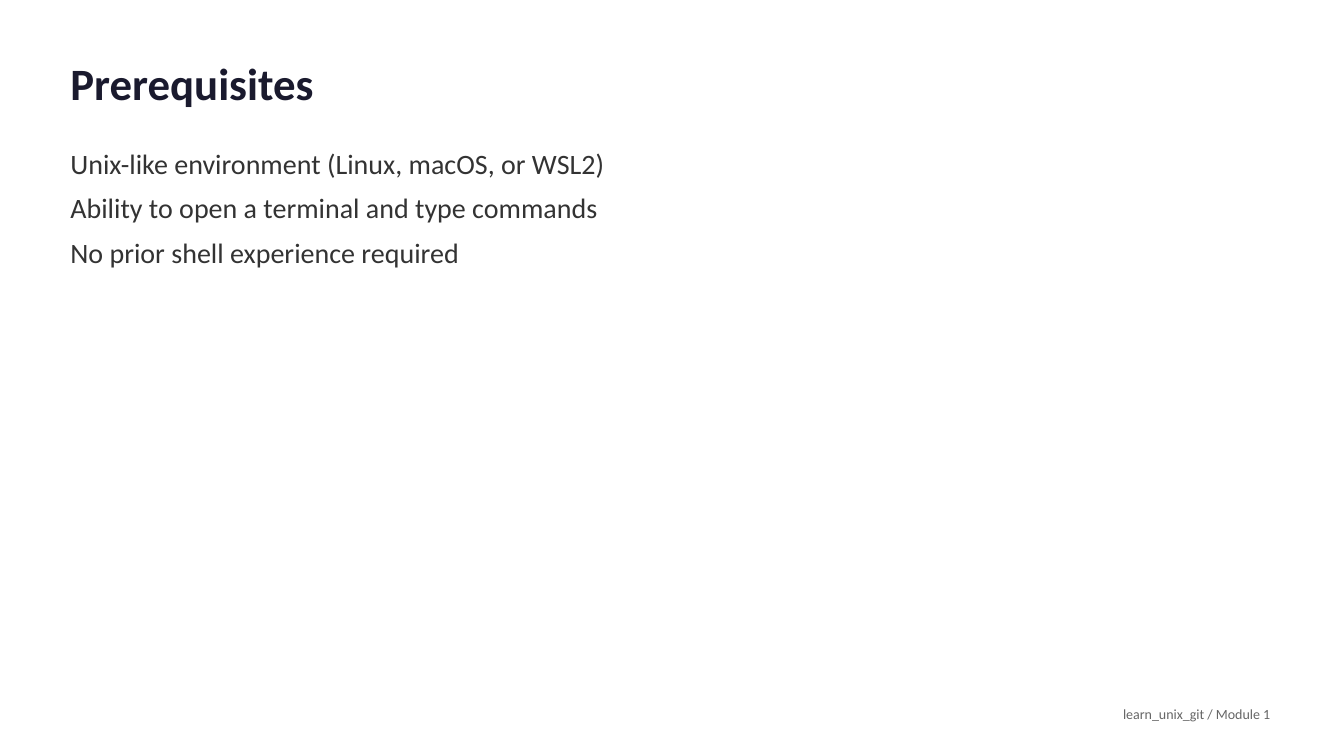
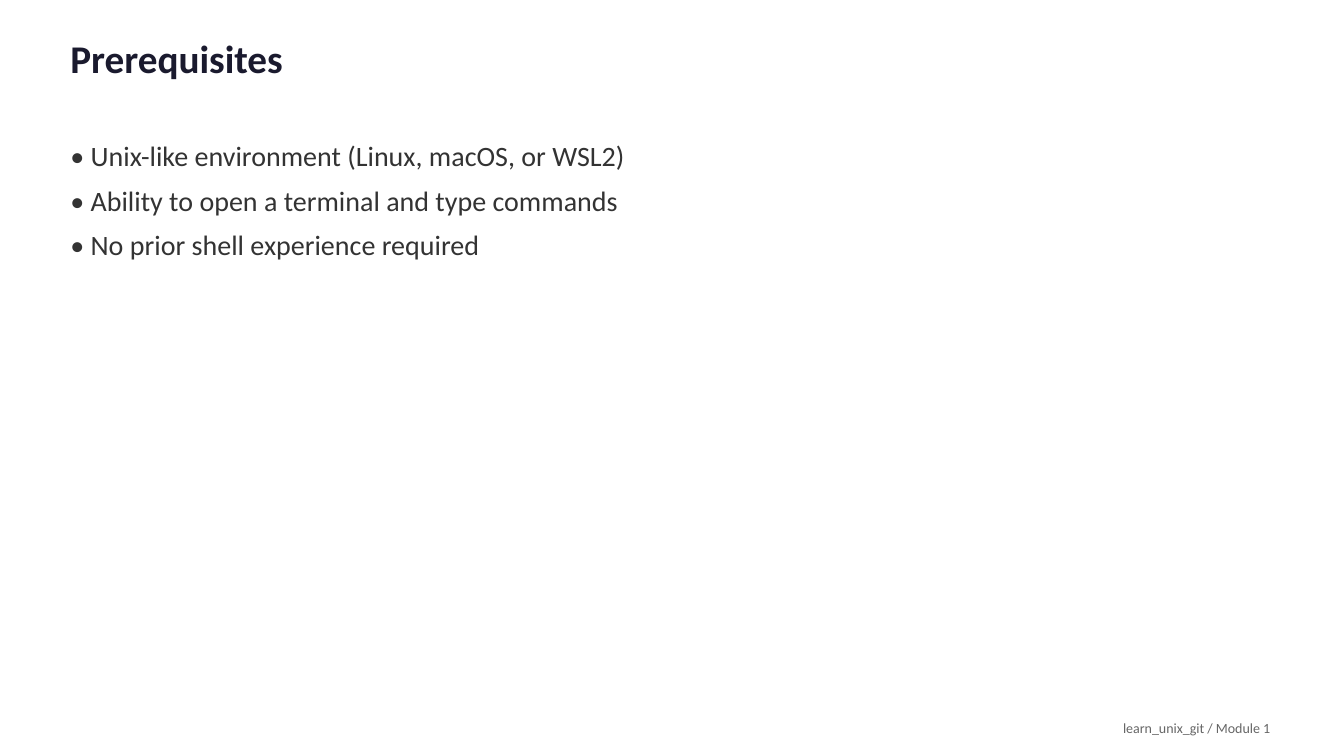
Before and after one commit to universal-verification-methodology/learn_unix_git, a slide deck: slide 3 of media/module1/slides.pptx. Drawn at 1344x756 pixels with LibreOffice and Linux fonts; fonts in the diff are those of the drawing. Boxes give left, top, right and bottom in pixels: in the first picture for what was removed or moved away, otherwise in the second. Text is boxed around its words. In the diff, an @@ line names an element or a change of style, - is before the commit and + after.

```diff
--- a/media/module1/slides.pptx
+++ b/media/module1/slides.pptx
@@ text "Prerequisites" at (70, 45, 282, 79): size 32 to 28 pt; line spacing 1 to 22pt @@
@@ text at (91, 145, 624, 260): text changed @@
-Unix-like environment (Linux, macOS, or WSL2)
-Ability to open a terminal and type commands
-No prior shell experience required
+• Unix-like environment (Linux, macOS, or WSL2)
+• Ability to open a terminal and type commands
+• No prior shell experience required
@@ text "learn_unix_git / Module 1" at (1123, 723, 1270, 736): line spacing 1 to 22pt @@
```
Also in this commit, not shown: 19 other slides changed, 53 other files.
